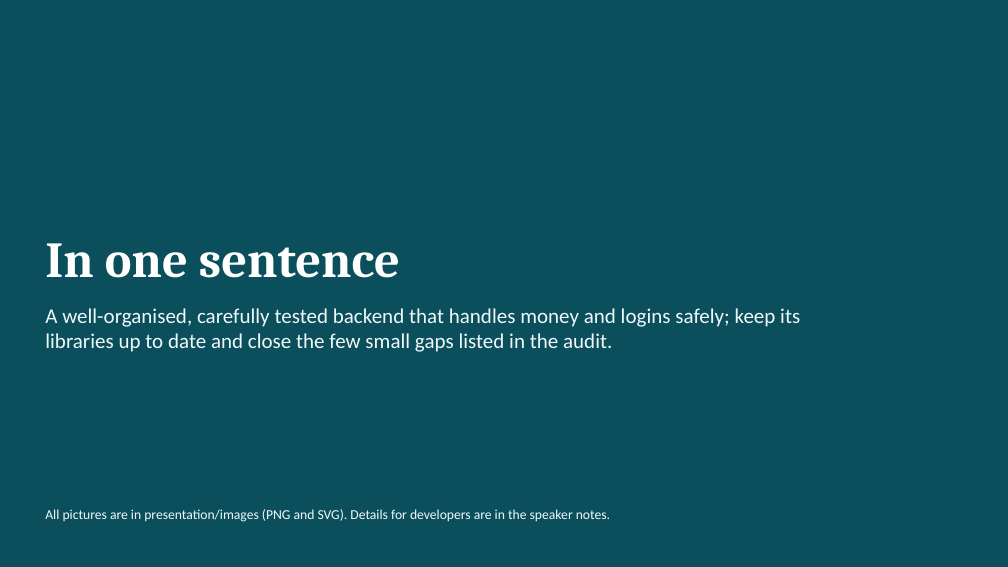
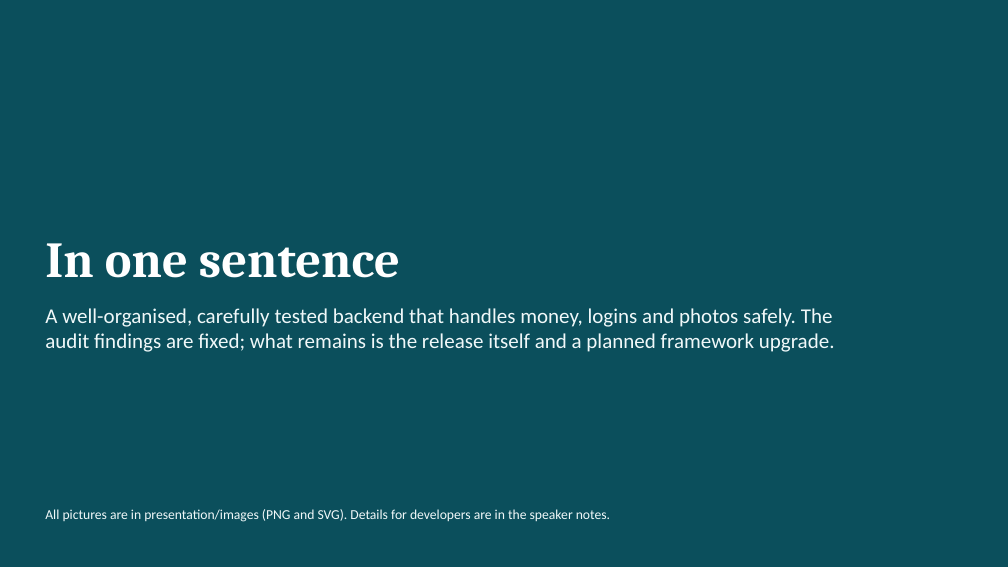
Before and after one commit to chris008123/Fastermall-Backend-, a slide deck: slide 32 of presentation/Fastermall_Backend_Explained.pptx (slide 31 before the commit). Drawn at 1008x567 pixels with LibreOffice and Linux fonts; fonts in the diff are those of the drawing. Boxes give left, top, right and bottom in pixels: in the first picture for what was removed or moved away, otherwise in the second. Text is boxed around its words. In the diff, an @@ line names an element or a change of style, - is before the commit and + after.

```diff
--- a/presentation/Fastermall_Backend_Explained.pptx
+++ b/presentation/Fastermall_Backend_Explained.pptx
@@ text at (x1=45, y1=308, x2=835, y2=352): text changed @@
-A well-organised, carefully tested backend that handles money and logins safely; keep its libraries up to date and close the few small gaps listed in the audit.
+A well-organised, carefully tested backend that handles money, logins and photos safely. The audit findings are fixed; what remains is the release itself and a planned framework upgrade.
```
Also in this commit, not shown: 24 other slides changed, 3 slides added, 2 slides removed, 18 other files.
